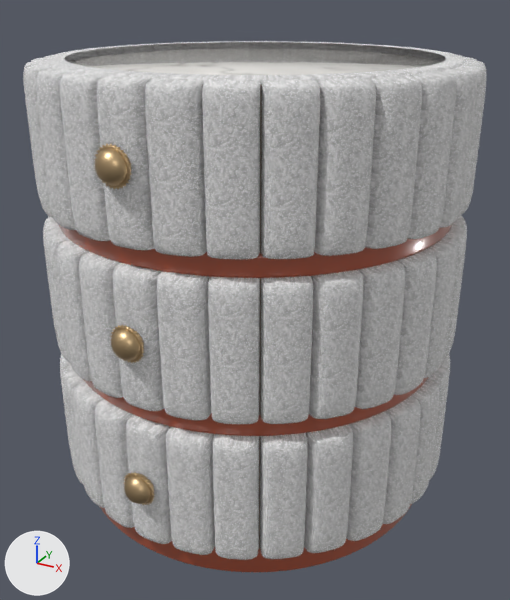
Two versions of the glTF model blender/mesa.glb, one commit apart.
Camera for both pictures: a camera (50 mm lens) standing at (0.4, -0.728, 0.598) and looking at (0.011, -0.02, 0.244). Arrows for +X, +Y and +Z are at lower left; the lights stay in place. The older version comes first. Where no turn or scale is listed for an object, it has been applied to the vertices. Vertices at exactly the same position are counted once.

The older version as bpy lines, for what is in view:
```python
me_band = bpy.data.meshes.new('band')
me_band.from_pydata(...)  # 1536 vertices, 2880 faces; spans x -0.232..0.232, y -0.232..0.232, z -0.012..0.012
me_band.materials.append(mat_lacquer)  # brown #a64a2b
me_colar = bpy.data.meshes.new('colar')
me_colar.from_pydata(...)  # 1536 vertices, 2880 faces; spans x -0.228..0.228, y -0.228..0.228, z -0.005..0.005
me_colar.materials.append(mat_fabric)
me_marble = bpy.data.meshes.new('marble')
me_marble.from_pydata(...)  # 193 vertices, 288 faces; spans x -0.21..0.21, y -0.21..0.21, z -0.007..0.007
me_marble.materials.append(mat_marble)  # picture img_marble
me_ribv0 = bpy.data.meshes.new('ribv0')
me_ribv0.from_pydata(...)  # 1403 vertices, 2640 faces; spans x -0.023..0.023, y -0.25..-0.225, z -0.076..0.076
me_ribv0.materials.append(mat_fabric)
ob_band1 = bpy.data.objects.new('band1', me_band)
ob_band1.location = (0.0, 0.0, 0.368)
ob_colar = bpy.data.objects.new('colar', me_colar)
ob_colar.location = (0.0, 0.0, 0.526)
ob_marble = bpy.data.objects.new('marble', me_marble)
ob_marble.location = (0.0, 0.0, 0.517)
ob_rib_2_2 = bpy.data.objects.new('rib_2_2', me_ribv0)
ob_rib_2_2.parent = ob_drum2
ob_rib_2_2.location = (0.0, 0.0, 0.0)
ob_rib_2_2.rotation_euler = (0.0, 0.0, 0.419)  # degrees (0, 0, 24)
# also in view: 'rib_0_8' at (0.235, 0.024, 0.454); 'rib_2_0' at (0.0, -0.237, 0.11); 'rib_0_2' at (0.095, -0.215, 0.454); 'rib_0_0' at (0.0, -0.237, 0.454); 'rib_0_28' at (-0.095, -0.215, 0.454)
```
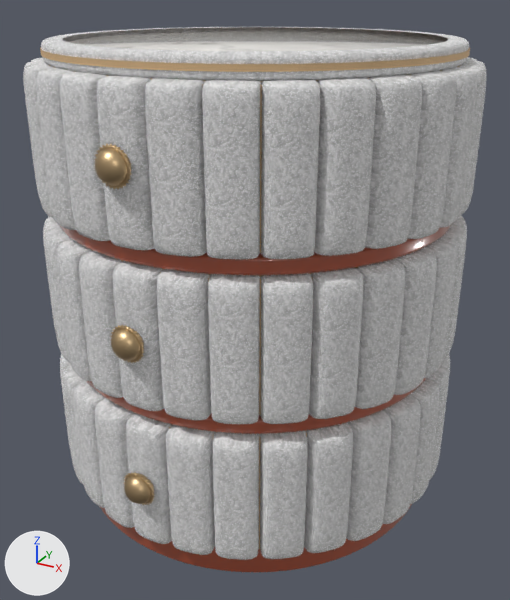
Not visible in the pictures: 'parede0_-1'.

Boxes [x1, y1, x2, y2] around the edits, measured in the pictures (510 x 600 px):
'colar', reshaped, moved
    before: [44, 41, 467, 85]
    after: [41, 27, 469, 81]
'marble', moved
    before: [69, 48, 441, 75]
    after: [65, 31, 445, 51]
'band1', rescaled (7% shorter)
    before: [58, 224, 452, 278]
    after: [59, 225, 451, 275]
'teto0', added (brown)
    after: [40, 47, 470, 72]

Diff of the bpy script that builds the scene:
```diff
--- a/blender/mesa.glb.py
+++ b/blender/mesa.glb.py
@@ img_wood @@
+img_wood = load_image('wood', '_unpacked/wood', 1024, 1024, 'sRGB')
@@ mat_interior @@
+mat_interior = principled_material('interior')
+mat_interior.texture = img_wood
+mat_interior.roughness = 0.6
@@ me_band @@
 # used by ob_band1; location = (0.0, 0.0, 0.368)
-me_band.from_pydata(...)  # 1536 vertices, 2880 faces; spans x -0.232..0.232, y -0.232..0.232, z -0.012..0.012
+me_band.from_pydata(...)  # 1536 vertices, 2880 faces; spans x -0.232..0.232, y -0.232..0.232, z -0.009..0.009
+# me_band part 1: the whole mesh is scaled about its middle by (1, 1, 0.723)
 me_band.materials.append(mat_lacquer)
@@ me_colar @@
 # used by ob_colar; location = (0.0, 0.0, 0.526)
-me_colar.from_pydata(...)  # 1536 vertices, 2880 faces; spans x -0.228..0.228, y -0.228..0.228, z -0.005..0.005
+me_colar.from_pydata(...)  # 1536 vertices, 2880 faces; spans x -0.228..0.228, y -0.228..0.228, z -0.011..0.011
+# me_colar part 2: 1536 of 1536 vertices moved; they spanned x -0.228..0.228, y -0.228..0.228, z -0.005..0.005 and now span x -0.228..0.228, y -0.228..0.228, z -0.011..0.011; mean shift (0.0, 0.0, 0.0)
 me_colar.materials.append(mat_fabric)
@@ me_teto0 @@
+me_teto0.from_pydata(...)  # a 96-sided cylinder along z spanning x -0.229..0.229, y -0.229..0.229, z 0.537..0.543
+me_teto0.materials.append(mat_interior)  # picture img_wood
@@ me_parede0__1 @@
+me_parede0__1.from_pydata(...)  # a box spanning x -0.003..0.003, y -0.124..0.124, z -0.074..0.074
+me_parede0__1.materials.append(mat_interior)  # picture img_wood
@@ ob_colar @@
 ob_colar = bpy.data.objects.new('colar', me_colar)
-ob_colar.location = (0.0, 0.0, 0.526)
+ob_colar.location = (0.0, 0.0, 0.54)
@@ ob_marble @@
 ob_marble = bpy.data.objects.new('marble', me_marble)
-ob_marble.location = (0.0, 0.0, 0.517)
+ob_marble.location = (0.0, 0.0, 0.539)
@@ ob_teto0 @@
+ob_teto0 = bpy.data.objects.new('teto0', me_teto0)
+ob_teto0.location = (0.0, 0.0, 0.0)
@@ ob_parede0__1 @@
+ob_parede0__1 = bpy.data.objects.new('parede0_-1', me_parede0__1)
+ob_parede0__1.location = (-0.189, 0.0, 0.454)
```
